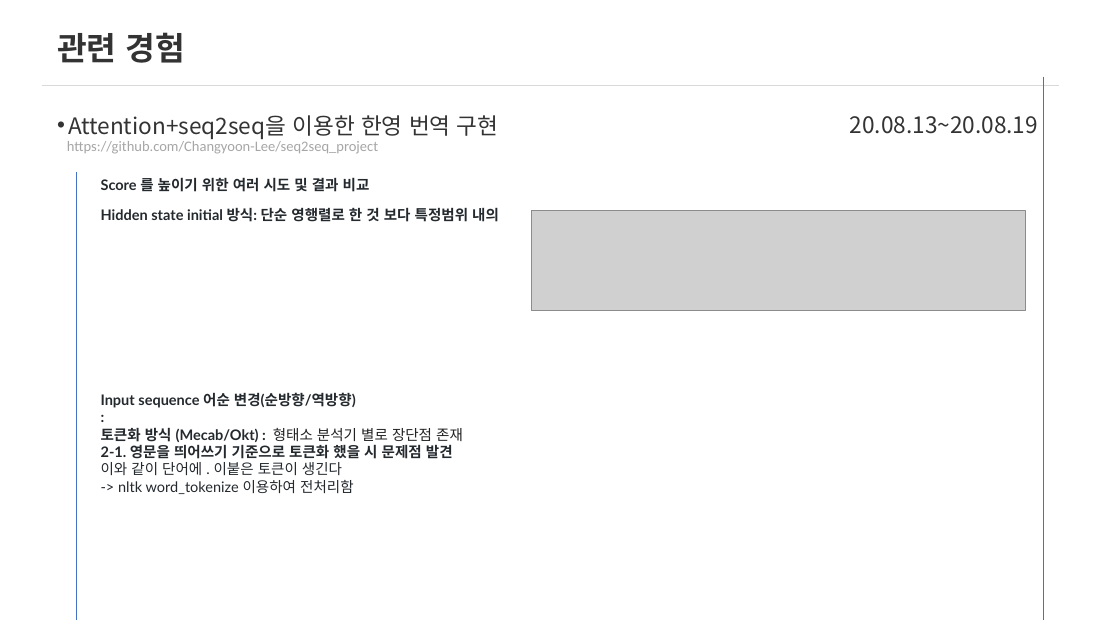
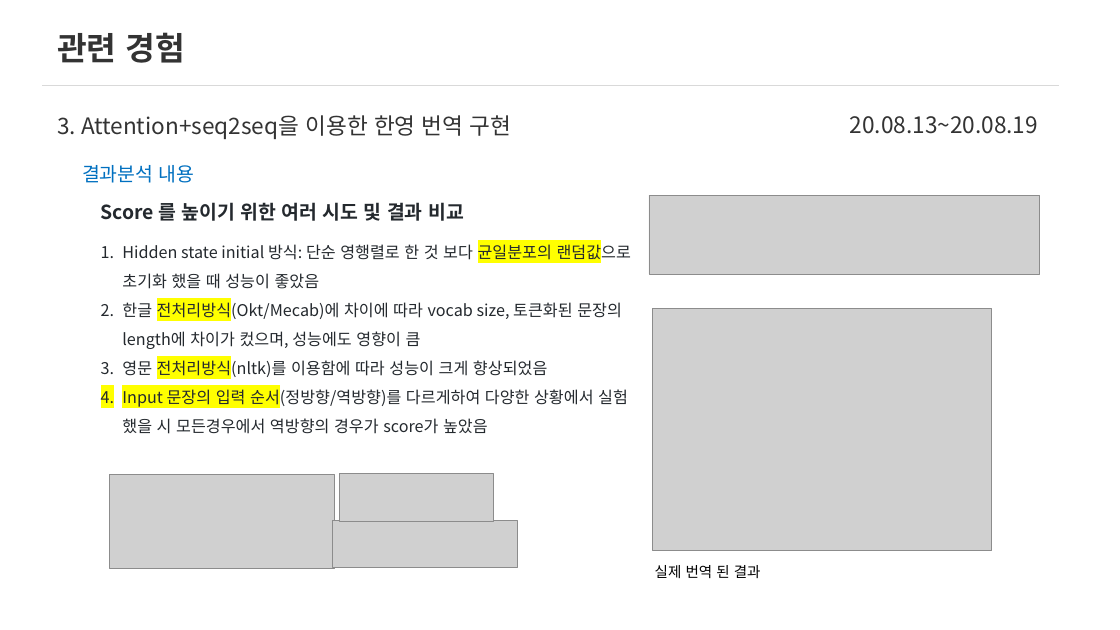
Before and after one commit to Changyoon-Lee/portfolio, a slide deck: slide 11 of 포트폴리오세부내용.pptx (slide 8 before the commit). Drawn at 1120x630 pixels with LibreOffice and Linux fonts; fonts in the diff are those of the drawing; grey boxes stand for pictures. Boxes give left, top, right and bottom in pixels: in the first picture for what was removed or moved away, otherwise in the second. Text is boxed around its words. In the diff, an @@ line names an element or a change of style, - is before the commit and + after.

```diff
--- a/포트폴리오세부내용.pptx
+++ b/포트폴리오세부내용.pptx
@@ line removed from (1043, 77) to (1043, 620) @@
@@ text at bbox=[57, 115, 512, 139]: text changed @@
-• Attention+seq2seq을 이용한 한영 번역 구현
+3. Attention+seq2seq을 이용한 한영 번역 구현
@@ text removed at bbox=[67, 141, 378, 154] @@
-https://github.com/Changyoon-Lee/seq2seq_project
@@ line removed from (76, 173) to (76, 620) @@
@@ text added at bbox=[82, 165, 195, 183], 24 pt, text #0070C0 @@
+결과분석 내용
@@ text "Score 를 높이기 위한 여러 ...": place and size @@
-text "Score 를 높이기 위한 여러 ..." at bbox=[101, 176, 370, 195]
+text "Score 를 높이기 위한 여러 ..." at bbox=[101, 199, 464, 225]
@@ text "Score 를 높이기 위한 여러 ..." at bbox=[101, 199, 464, 225]: size 18 to 24 pt, font Lato to Noto Sans CJK KR @@
@@ picture: place and size @@
-picture at bbox=[531, 211, 1025, 311]
+picture at bbox=[649, 195, 1040, 274]
@@ text at bbox=[122, 242, 631, 434]: text changed; size 18 to 20 pt; font Lato to Noto Sans CJK KR; bold off @@
-Hidden state initial 방식: 단순 영행렬로 한 것 보다 특정범위 내의
+1. Hidden state initial 방식: 단순 영행렬로 한 것 보다 균일분포의 랜덤값으로 초기화 했을 때 성능이 좋았음
+2. 한글 전처리방식(Okt/Mecab)에 차이에 따라 vocab size, 토큰화된 문장의 length에 차이가 컸으며, 성능에도 영향이 큼
+3. 영문 전처리방식(nltk)를 이용함에 따라 성능이 크게 향상되었음
+4. Input 문장의 입력 순서(정방향/역방향)를 다르게하여 다양한 상황에서 실험 했을 시 모든경우에서 역방향의 경우가 score가 높았음
@@ picture added at bbox=[652, 308, 991, 551] @@
@@ text removed at bbox=[101, 392, 463, 494] @@
-Input sequence 어순 변경(순방향/역방향)
-:
-토큰화 방식 (Mecab/Okt) : 형태소 분석기 별로 장단점 존재
-2-1. 영문을 띄어쓰기 기준으로 토큰화 했을 시 문제점 발견
-이와 같이 단어에 . 이붙은 토큰이 생긴다
--> nltk word_tokenize 이용하여 전처리함
@@ picture added at bbox=[109, 475, 334, 568] @@
@@ picture added at bbox=[340, 473, 494, 521] @@
@@ picture added at bbox=[332, 520, 518, 568] @@
@@ text added at bbox=[655, 565, 761, 578], 18 pt, text #000000 @@
+실제 번역 된 결과
```
Also in this commit, not shown: 12 other slides changed, 5 slides added.
